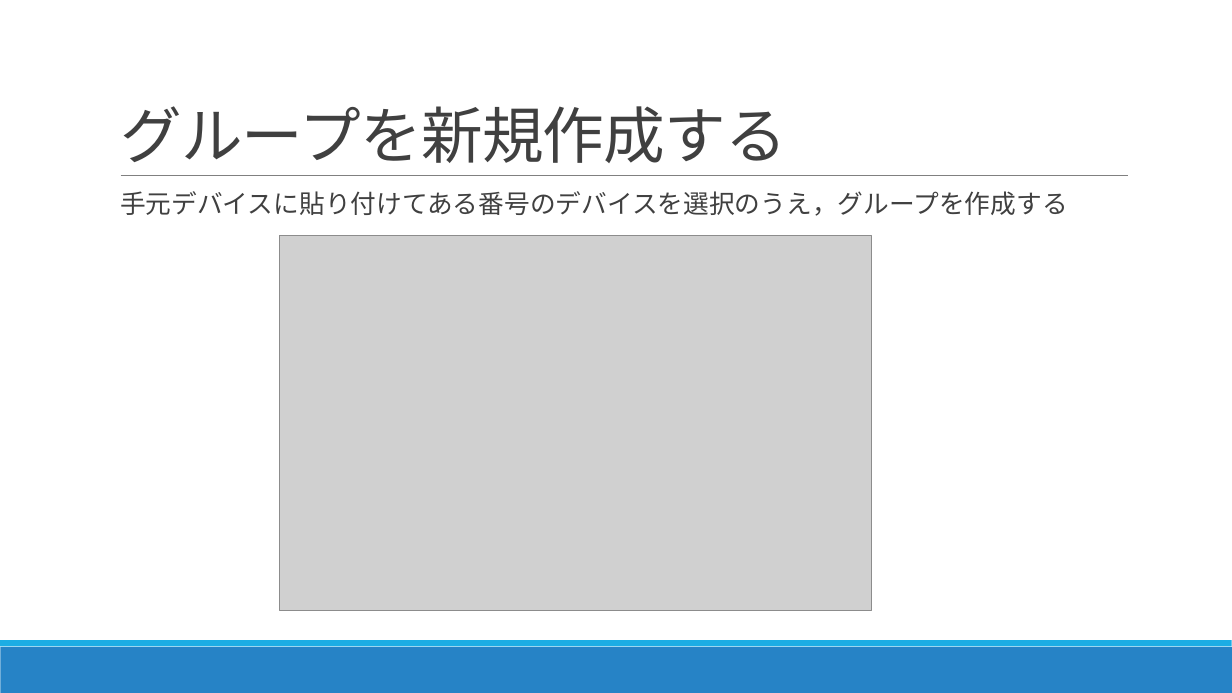
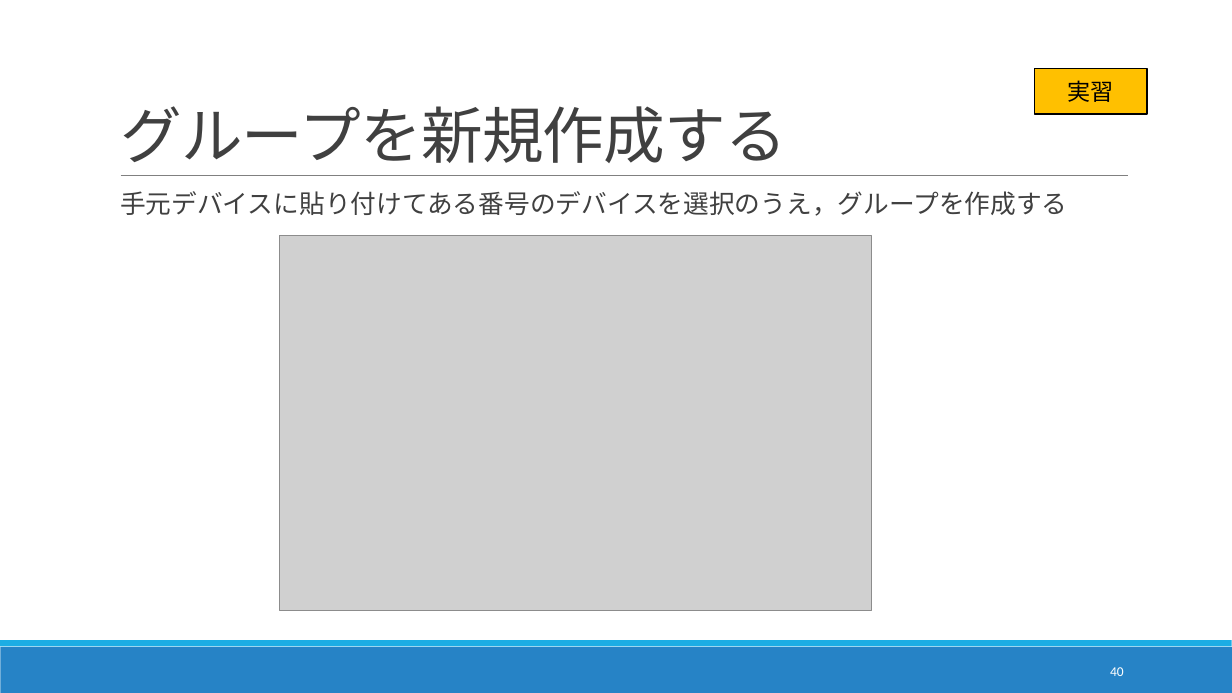
Before and after one commit to nc30mtd/noastec-smiottk, a slide deck: slide 40 of IoTセミナーテキスト.pptx (slide 37 before the commit). Drawn at 1232x693 pixels with LibreOffice and Linux fonts; fonts in the diff are those of the drawing; grey boxes stand for pictures. Boxes give left, top, right and bottom in pixels: in the first picture for what was removed or moved away, otherwise in the second. Text is boxed around its words. In the diff, an @@ line names an element or a change of style, - is before the commit and + after.

Commit message:
・テキストタイトル修正 ・ページ数挿入 ・P2事前確認のページ作成（インストールしているか確認） ・P4　何のことからわからないと言われた「通材」の絵を入れてみました ・P8以降、「事前に済」「実習」「入力サポートあり」「講師実演」を補記 ・P9　何のことからわからないと言われた「ディレクトリ」「コンソール」に括弧補足 ・P18、34、50休憩・お疲れさまの挿絵

```diff
--- a/IoTセミナーテキスト.pptx
+++ b/IoTセミナーテキスト.pptx
@@ rectangle added at <box>1035,68,1148,114</box>, fill #FFC000, outline #000000 1.25 pt, 18 pt, text #000000 @@
+実習
@@ page number added at <box>1110,667,1124,676</box>, 10.5 pt, text #FFFFFF @@
+40
```
Also in this commit, not shown: 45 other slides changed, 4 slides added, 1 slide removed.
